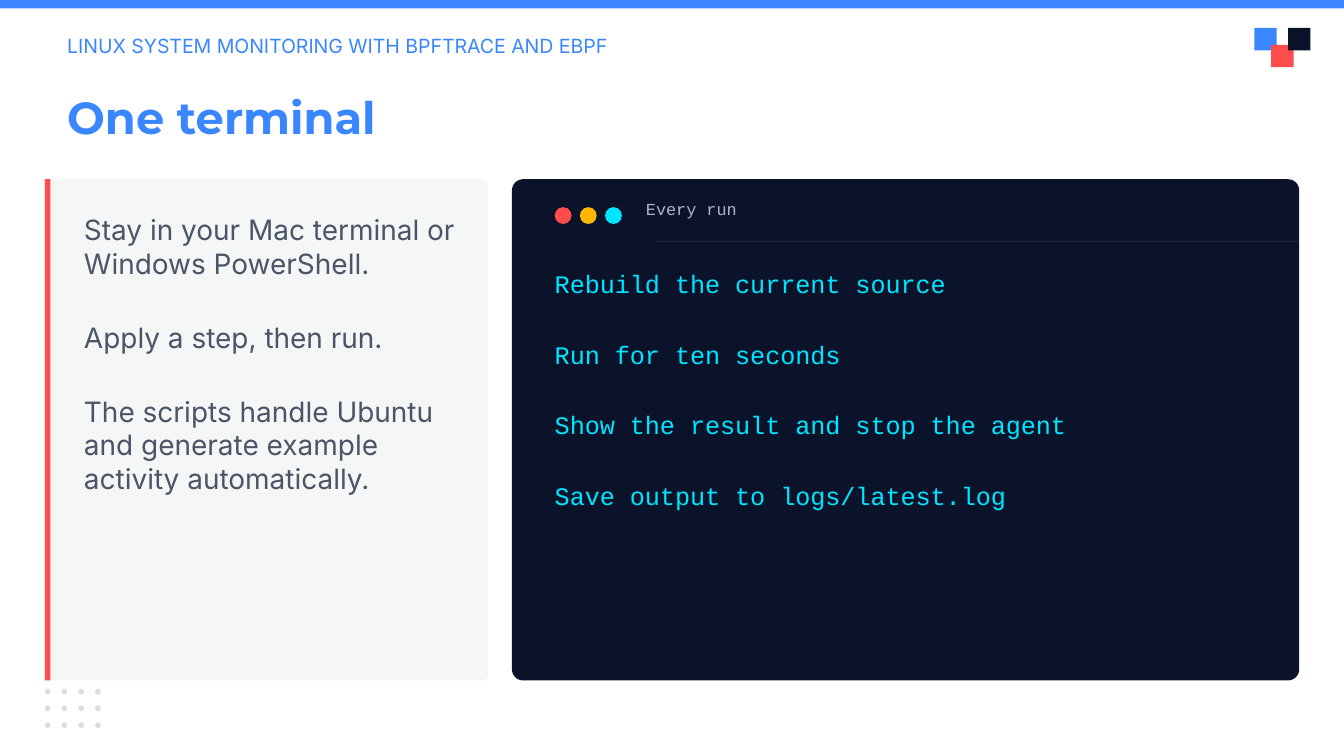
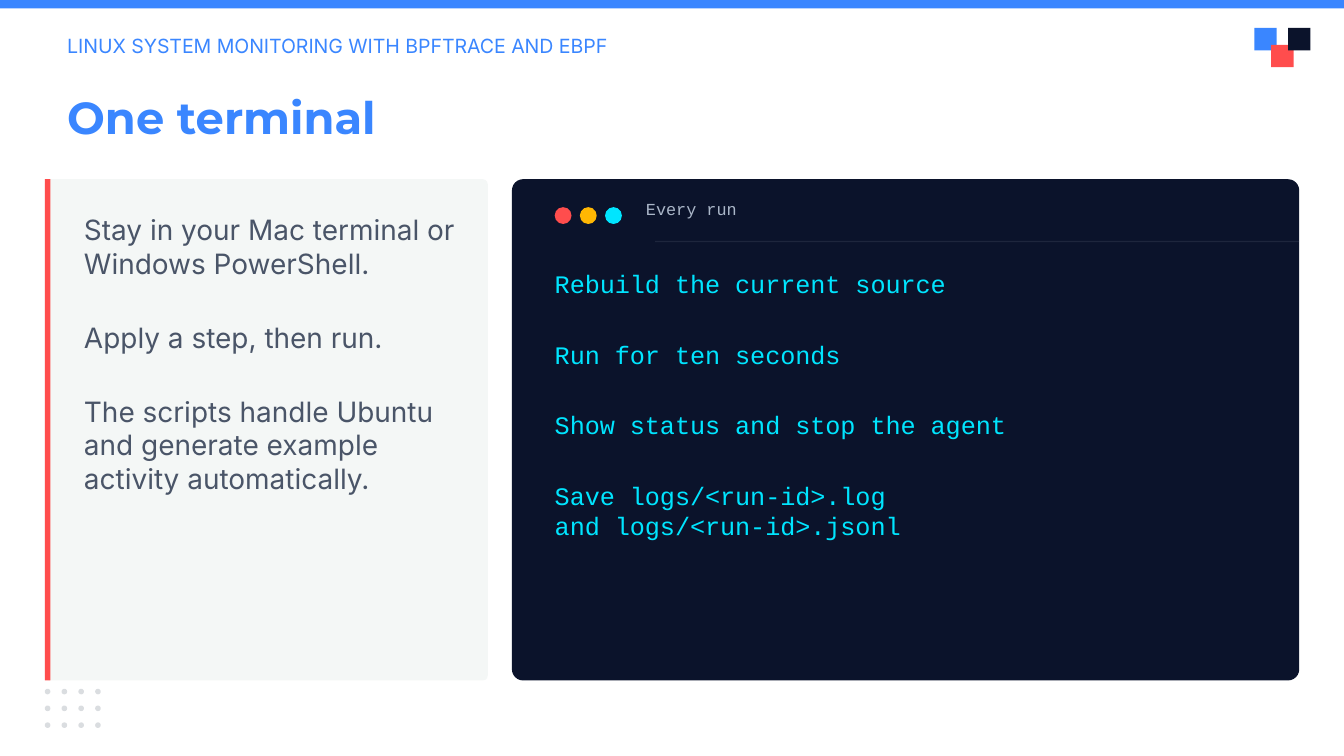
Before and after one commit to julianshalaby-perj/falco-libs-workshop, a slide deck: slide 5 of presentation/falco-libs-intro.pptx. Drawn at 1344x756 pixels with LibreOffice and Linux fonts; fonts in the diff are those of the drawing; background and template pictures are left out. Boxes give left, top, right and bottom in pixels: in the first picture for what was removed or moved away, otherwise in the second. Text is boxed around its words. In the diff, an @@ line names an element or a change of style, - is before the commit and + after.

Commit message:
Teach JSONL capture with separate per-run status logs

```diff
--- a/presentation/falco-libs-intro.pptx
+++ b/presentation/falco-libs-intro.pptx
@@ text at (x1=555, y1=416, x2=1006, y2=541): text changed @@
-Show the result and stop the agent
-Save output to logs/latest.log
+Show status and stop the agent
+Save logs/<run-id>.log
+and logs/<run-id>.jsonl
```
Also in this commit, not shown: 6 other slides changed.
